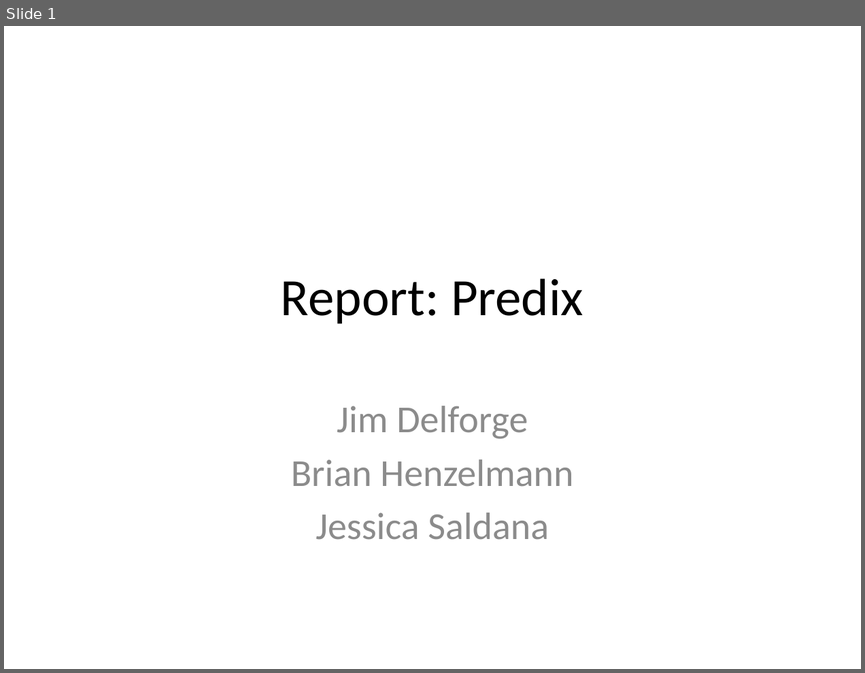
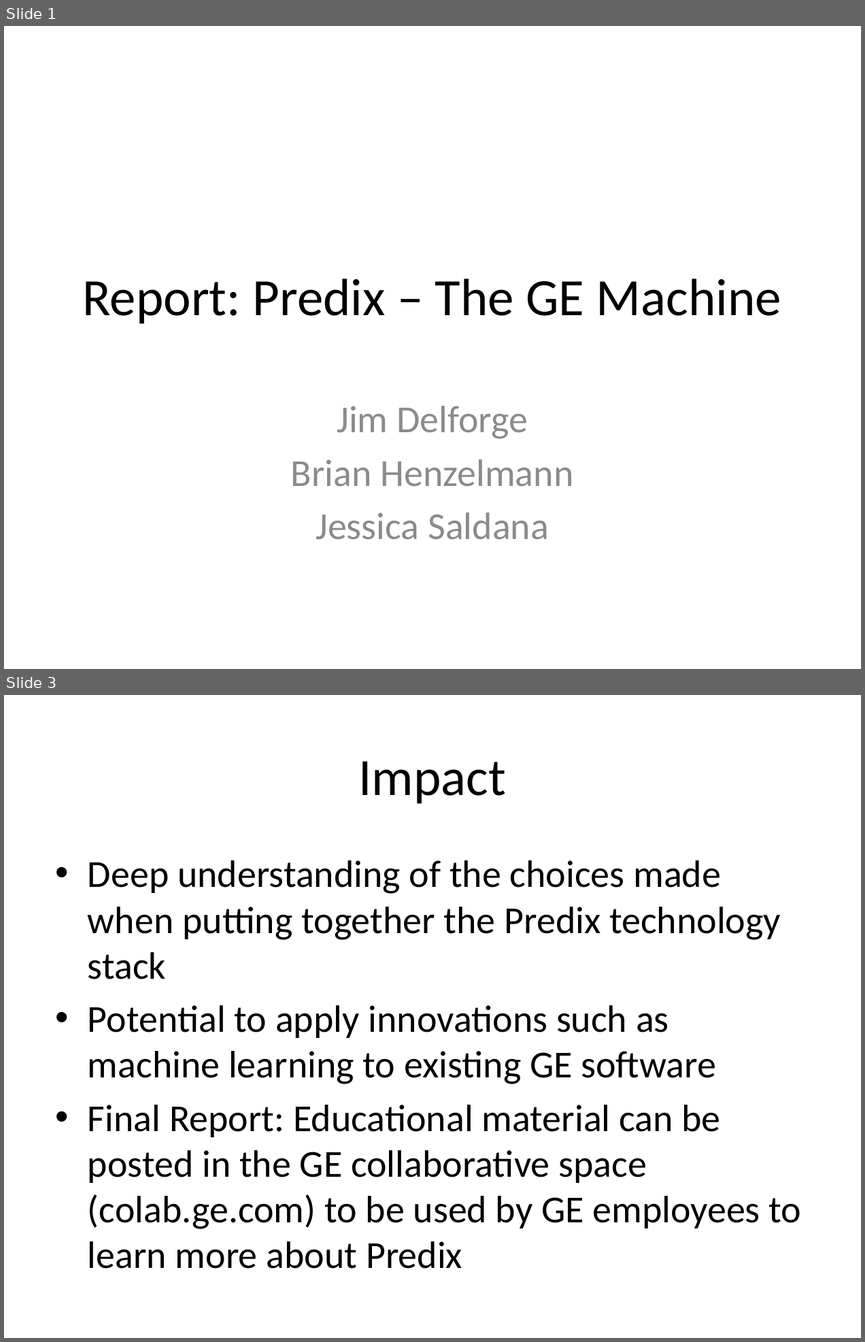
Before and after one commit to futuresystems-courses/465-jessyshmukums, a slide deck: presentation/predixPresentation_jesaldan_JimDelforge_BrianHenzelmann.pptx. Shown one above the other, each under a label of ours: slide 1 before the commit, slides 1 and 3 after it; the slides between them are not shown. The pictures are 865x673 and 865x1342 pixels, drawn with LibreOffice and Linux fonts; fonts in the diff are those of the drawing. Boxes give left, top, right and bottom in pixels: in the first picture for what was removed or moved away, otherwise in the second. Text is boxed around its words. In the diff, an @@ line names an element or a change of style, - is before the commit and + after.

```diff
--- a/presentation/predixPresentation_jesaldan_JimDelforge_BrianHenzelmann.pptx
+++ b/presentation/predixPresentation_jesaldan_JimDelforge_BrianHenzelmann.pptx
@@ slide 3 added at bbox=[4, 695, 861, 1338], background #FFFFFF @@
@@ title added at bbox=[359, 761, 506, 804], 44 pt, text #000000 @@
+Impact
@@ text added at bbox=[88, 860, 802, 1268], 32 pt, text #000000 @@
+• Deep understanding of the choices made when putting together the Predix technology stack
+• Potential to apply innovations such as machine learning to existing GE software
+• Final Report: Educational material can be posted in the GE collaborative space (colab.ge.com) to be used by GE employees to learn more about Predix
@@ slide 1 changed as well @@
@@ title at bbox=[82, 278, 781, 324]: text changed @@
-Report: Predix
+Report: Predix – The GE Machine
```
Also in this commit, not shown: 3 other slides added, 3 slides removed, 1 other file.
